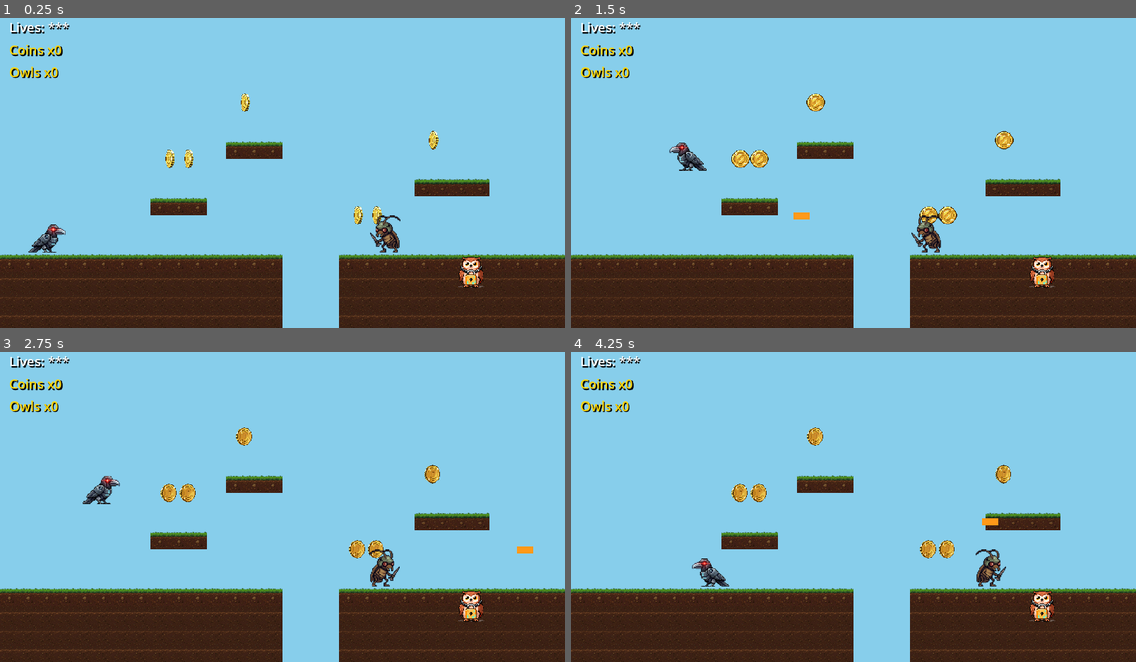
Above: before the commit, frames 1-4 (two rows, left to right).
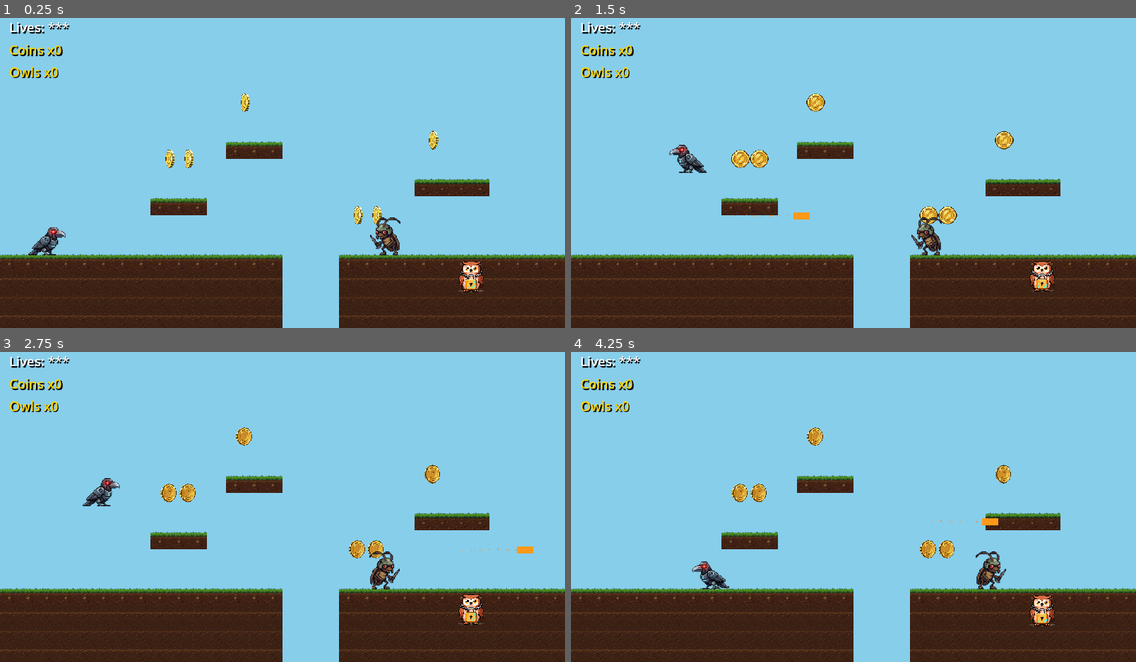
Above: after the commit, the same moments.

Repository: saemihemma/crowgame
Game: Godot game, scene res://scenes/Game.tscn
The game is run twice, just before and just after one commit, with the same random seed, the same clock (stepped at 60 frames per second) and the same inputs. This scene is started directly instead of the project's main scene.
Inputs:
- Up to frame 1 (0.25 s): no input
- Up to frame 2 (1.5 s): hold Right (move_right) 0.53-1.28 s; tap E (interact) at 0.6 s; tap Space (jump) at 0.77, 1.07 s; tap Ctrl (shoot) at 0.8, 1.35 s; hold Left (move_left) from 1.28 s (still down)
- Up to frame 3 (2.75 s): tap Space (jump) at 1.52, 1.55, 1.82 s; release Left (move_left) at 2.03 s; hold Right (move_right) from 2.03 s (still down); hold Space (jump) from 2.03 s (still down); tap E (interact) at 2.3 s
- Up to frame 4 (4.25 s): release Space (jump) at 2.78 s; tap E (interact) at 2.85 s; tap Space (jump) at 3.02, 3.32 s; tap Ctrl (shoot) at 3.05, 3.6 s; release Right (move_right) at 3.53 s; hold Left (move_left) from 3.53 s (still down); hold Space (jump) from 3.53 s (still down)

The runs differ from the first frame. In frame 1, 1.1% of the frame differs, in the area x 5-86%, y 63-89%; in frame 2, 1.1%; in frame 3, 1.0%; in frame 4, 1.1%, in the area x 21-86%, y 54-89%.

Commit message:
Godot port: P2 juice pass A — player anim, NPC presence, combat FX
- Player: AnimatedSprite2D with crow_walk (9 frames @10fps) while moving on
  ground, static pose otherwise (Player.ts behavior); jump dust burst +
  player_jump SFX on launch; 4px grounding sink baked into sprite offsets
  (player/NPC/enemy) per applyGroundingVisualSink.
- NPC: name prompt above the owl while in range (hidden during interaction /
  after fly-away); idle float-bob from npc_tuning.json; continuous-overlap
  re-trigger after the 2s cooldown (Phaser overlap parity — re-challenge
  without leaving the zone).
- Enemy death: red burst + '+N' coin fly-up + enemy_death SFX.
- Projectile: orange particle trail riding the beam; orange muzzle screen
  flash via new public Game.flash_screen().
- HUD: coin milestone bursts at 10/25/50/100 with i18n fly-up text; lives
  label shake on player_hurt.

36 unit tests + 5 probes pass.

https://claude.ai/code/session_01FVeVGxG2n5P8D32bFSZsYM

Diff:
--- a/godot/scenes/Enemy.tscn
+++ b/godot/scenes/Enemy.tscn
@@ -14,7 +14,7 @@
 script = ExtResource("1_enemy")
 
 [node name="Sprite" type="Sprite2D" parent="."]
-offset = Vector2(0, -32)
+offset = Vector2(0, -28)
 
 [node name="CollisionShape2D" type="CollisionShape2D" parent="."]
 position = Vector2(0, -28)
--- a/godot/scenes/Npc.tscn
+++ b/godot/scenes/Npc.tscn
@@ -9,7 +9,7 @@
 script = ExtResource("1_npc")
 
 [node name="Sprite" type="Sprite2D" parent="."]
-offset = Vector2(0, -32)
+offset = Vector2(0, -28)
 
 [node name="InteractZone" type="Area2D" parent="."]
 collision_layer = 0
--- a/godot/scenes/Player.tscn
+++ b/godot/scenes/Player.tscn
@@ -10,8 +10,8 @@
 collision_mask = 1
 script = ExtResource("1_player")
 
-[node name="Sprite" type="Sprite2D" parent="."]
-offset = Vector2(0, -32)
+[node name="Sprite" type="AnimatedSprite2D" parent="."]
+offset = Vector2(0, -28)
 
 [node name="CollisionShape2D" type="CollisionShape2D" parent="."]
 position = Vector2(0, -28)
--- a/godot/scripts/entities/enemy.gd
+++ b/godot/scripts/entities/enemy.gd
@@ -50,6 +50,12 @@
 		return
 	_dead = true
 	_hitbox.set_deferred("monitoring", false)
+	AudioManager.play_sfx("enemy_death")
+	# Death burst + "+N" coin fly-up (GameScene.killEnemy feedback).
+	var fx_parent := get_parent()
+	if fx_parent != null:
+		DopamineFX.burst(fx_parent, global_position + Vector2(0, -24), Color("#ff6644"), 18)
+		DopamineFX.number_fly_up(fx_parent, global_position + Vector2(-10, -52), "+%d" % coin_reward)
 	var game := _find_game()
 	if game != null and game.has_method("award_enemy_coins"):
 		game.award_enemy_coins(coin_reward)
--- a/godot/scripts/entities/npc.gd
+++ b/godot/scripts/entities/npc.gd
@@ -13,6 +13,10 @@
 var _interacting := false
 var _cooldown_until := 0
 var _flown := false
+var _player_in_range := false
+var _prompt: Label
+var _bob_time := 0.0
+var _sprite_base_y := 0.0
 
 @onready var _sprite: Sprite2D = $Sprite
 @onready var _zone: Area2D = $InteractZone
@@ -26,16 +30,58 @@
 	var tex_path := "res://%s" % sheet
 	if ResourceLoader.exists(tex_path):
 		_sprite.texture = load(tex_path)
+	_sprite_base_y = _sprite.position.y
 	_build_components(definition.get("components", []))
+	_build_prompt()
 	_zone.body_entered.connect(_on_body_entered)
+	_zone.body_exited.connect(_on_body_exited)
 
 func _process(delta: float) -> void:
 	for c in _components:
 		c.update_component(delta)
+	_update_idle_bob(delta)
+	# Phaser overlap is continuous: if the player stays in range, re-trigger
+	# once the interaction cooldown elapses (BaseNPC interaction loop).
+	if _player_in_range and not _interacting and not _flown and Time.get_ticks_msec() >= _cooldown_until:
+		interact()
+	_update_prompt_visibility()
+
+func _update_idle_bob(delta: float) -> void:
+	# Idle float-bob from npc_tuning.json (amplitude 8 px, speed 1.5 Hz-ish).
+	var tuning := DataManager.get_dict("NPC_TUNING")
+	var amp := float(tuning.get("float_bob_amplitude", 8))
+	var speed := float(tuning.get("float_bob_speed", 1.5))
+	_bob_time += delta * speed
+	if _sprite and not _flown:
+		_sprite.position.y = _sprite_base_y + sin(_bob_time * TAU * 0.5) * amp * 0.5
+
+func _build_prompt() -> void:
+	_prompt = Label.new()
+	_prompt.text = display_name
+	_prompt.add_theme_font_size_override("font_size", 16)
+	_prompt.add_theme_color_override("font_color", Color.WHITE)
+	_prompt.add_theme_color_override("font_shadow_color", Color.BLACK)
+	_prompt.add_theme_constant_override("shadow_offset_x", 2)
+	_prompt.add_theme_constant_override("shadow_offset_y", 2)
+	_prompt.position = Vector2(-48, -96)
+	_prompt.size = Vector2(96, 20)
+	_prompt.horizontal_alignment = HORIZONTAL_ALIGNMENT_CENTER
+	_prompt.visible = false
+	add_child(_prompt)
+
+func _update_prompt_visibility() -> void:
+	if _prompt == null:
+		return
+	_prompt.visible = _player_in_range and not _interacting and not _flown
 
 func _on_body_entered(body: Node) -> void:
 	if body.is_in_group("player"):
+		_player_in_range = true
 		interact()
+
+func _on_body_exited(body: Node) -> void:
+	if body.is_in_group("player"):
+		_player_in_range = false
 
 func interact() -> void:
 	if _interacting or _flown:
--- a/godot/scripts/entities/player.gd
+++ b/godot/scripts/entities/player.gd
@@ -3,20 +3,24 @@
 ## Velocity is computed by the pure PlayerMotion model (Tier-1 feel parity);
 ## move_and_slide() resolves collisions, and we write the resolved velocity back
 ## so a landing zeroes vy exactly like Phaser's blocked.down does.
+## Animation mirrors Player.ts: walk while moving on ground, static pose
+## otherwise (no jump anim in the source). Jump fires dust + SFX.
 
 @export var crow_texture_path := "res://assets/sprites/characters/crow2/crow3/crow1-64px-fixed.png"
 @export var crow_walk_path := "res://assets/sprites/characters/crow2/crow3/crow-walk-64px-fixed.png"
 
 const PROJECTILE_SCENE := preload("res://scenes/Projectile.tscn")
+const WALK_SPEED_THRESHOLD := 10.0  # |vx| above which the walk anim plays (Player.ts)
 
 var _tuning: Dictionary = {}
 var _state: Dictionary = PlayerMotion.new_state()
 var _facing := 1
+var _was_jumping := false
 var _shoot_cooldown := 0.0
 var _laser_speed := 400.0
 var _laser_cooldown := 1.0
 
-@onready var _sprite: Sprite2D = $Sprite
+@onready var _sprite: AnimatedSprite2D = $Sprite
 
 func _ready() -> void:
 	add_to_group("player")
@@ -24,11 +28,26 @@
 	if _tuning.is_empty():
 		_tuning = {"accel": 600, "drag": 800, "maxSpeed": 160, "jumpVelocity": 475,
 			"coyoteMs": 80, "jumpBufferMs": 100, "gravityScale": 1.0, "terminalVelocity": 500}
-	if _sprite and ResourceLoader.exists(crow_texture_path):
-		_sprite.texture = load(crow_texture_path)
+	_build_animations()
 	var combat := DataManager.get_dict("COMBAT_TUNING")
 	_laser_speed = float(combat.get("laser_speed", 400))
 	_laser_cooldown = float(combat.get("laser_cooldown_ms", 1000)) / 1000.0
+
+func _build_animations() -> void:
+	if _sprite == null:
+		return
+	var frames: SpriteFrames
+	if ResourceLoader.exists(crow_walk_path):
+		frames = SpriteSheet.build_frames(load(crow_walk_path), 64, 64, 9, 10.0, "walk")
+	else:
+		frames = SpriteFrames.new()
+		frames.add_animation("walk")
+	frames.add_animation("idle")
+	frames.set_animation_loop("idle", false)
+	if ResourceLoader.exists(crow_texture_path):
+		frames.add_frame("idle", load(crow_texture_path))
+	_sprite.sprite_frames = frames
+	_sprite.play("idle")
 
 func _physics_process(delta: float) -> void:
 	var input := {
@@ -48,12 +67,36 @@
 		_facing = -1
 	elif input["right"]:
 		_facing = 1
-	if _sprite:
-		_sprite.flip_h = _facing < 0
+
+	# Jump just happened this tick (PlayerMotion flips is_jumping on launch).
+	var jumping_now := bool(_state["is_jumping"])
+	if jumping_now and not _was_jumping:
+		_on_jumped()
+	_was_jumping = jumping_now
+
+	_update_animation()
 
 	_shoot_cooldown = maxf(0.0, _shoot_cooldown - delta)
 	if Input.is_action_just_pressed("shoot") and _shoot_cooldown <= 0.0:
 		_shoot()
+
+func _update_animation() -> void:
+	if _sprite == null:
+		return
+	_sprite.flip_h = _facing < 0
+	if not is_on_floor():
+		# Airborne: static pose (Player.ts shows the static 'crow' texture).
+		if _sprite.animation != "idle":
+			_sprite.play("idle")
+	elif absf(velocity.x) > WALK_SPEED_THRESHOLD:
+		if _sprite.animation != "walk":
+			_sprite.play("walk")
+	elif _sprite.animation != "idle":
+		_sprite.play("idle")
+
+func _on_jumped() -> void:
+	AudioManager.play_sfx("player_jump")
+	DopamineFX.burst(get_parent(), global_position + Vector2(0, -4), Color(0.9, 0.9, 0.85, 0.8), 8)
 
 func _shoot() -> void:
 	_shoot_cooldown = _laser_cooldown
@@ -61,6 +104,19 @@
 	proj.global_position = global_position + Vector2(_facing * 20.0, -40.0)
 	proj.setup(_facing, _laser_speed)
 	get_parent().add_child(proj)
+	AudioManager.play_sfx("laser_shoot")
+	# Orange muzzle screen-flash (GameScene.ts shoot feedback).
+	var game := _find_game()
+	if game != null:
+		game.flash_screen(Color(1.0, 0.667, 0.0, 0.25), 0.05)
+
+func _find_game() -> Node:
+	var n := get_parent()
+	while n != null:
+		if n.has_method("flash_screen"):
+			return n
+		n = n.get_parent()
+	return null
 
 ## Test/feel hooks ----------------------------------------------------------
 func get_motion_state() -> Dictionary:
--- a/godot/scripts/entities/projectile.gd
+++ b/godot/scripts/entities/projectile.gd
@@ -16,6 +16,26 @@
 func _ready() -> void:
 	body_entered.connect(_on_body_entered)
 	area_entered.connect(_on_area_entered)
+	_add_trail()
+
+## Continuous trail behind the beam (Projectile.ts spawns trail dots every 30ms;
+## here a single GPUParticles2D emitter rides along — Godot-native equivalent).
+func _add_trail() -> void:
+	var p := GPUParticles2D.new()
+	p.amount = 16
+	p.lifetime = 0.25
+	p.local_coords = false
+	var mat := ParticleProcessMaterial.new()
+	mat.direction = Vector3(-_dir, 0, 0)
+	mat.spread = 12.0
+	mat.initial_velocity_min = 20.0
+	mat.initial_velocity_max = 60.0
+	mat.gravity = Vector3.ZERO
+	mat.scale_min = 1.0
+	mat.scale_max = 2.0
+	mat.color = Color(1.0, 0.55, 0.1, 0.8)
+	p.process_material = mat
+	add_child(p)
 
 func _physics_process(delta: float) -> void:
 	position.x += _dir * _speed * delta
--- a/godot/scripts/scenes/game.gd
+++ b/godot/scripts/scenes/game.gd
@@ -355,6 +355,10 @@
 	_flash.mouse_filter = Control.MOUSE_FILTER_IGNORE
 	layer.add_child(_flash)
 
+## Public screen flash (used for damage, muzzle flash, etc).
+func flash_screen(color: Color, duration: float) -> void:
+	_screen_flash(color, duration)
+
 func _screen_flash(color: Color, duration: float) -> void:
 	if _flash == null:
 		return
--- a/godot/scripts/ui/hud.gd
+++ b/godot/scripts/ui/hud.gd
@@ -17,11 +17,31 @@
 	_coins = int(SaveManager.get_data().get("coins", 0))
 	_owls = int(SaveManager.get_data().get("owlsSaved", 0))
 	_refresh()
-	EventBus.coins_changed.connect(func(c): _coins = c; _refresh())
+	EventBus.coins_changed.connect(_on_coins_changed)
 	EventBus.owl_saved.connect(func(): _owls += 1; _refresh())
 	EventBus.lives_changed.connect(func(l): _lives = l; _refresh())
+	EventBus.player_hurt.connect(_shake_lives)
 	ThemeManager.theme_changed.connect(func(_id): _apply_theme())
 	_apply_theme()
+
+func _on_coins_changed(c: int) -> void:
+	var crossed_milestone := c > _coins and [10, 25, 50, 100].has(c)
+	_coins = c
+	_refresh()
+	if crossed_milestone:
+		# CoinCounter.ts milestone burst at 10/25/50/100.
+		DopamineFX.burst(self, _coin_label.global_position + Vector2(80, 12), Color("#ffd700"), 20)
+		DopamineFX.number_fly_up(self, _coin_label.global_position + Vector2(110, 0), TextManager.t("hud.coins_milestone", [c]))
+
+## HealthBar.ts shakes the bar on hurt.
+func _shake_lives() -> void:
+	if _lives_label == null:
+		return
+	var origin := _lives_label.position
+	var tw := _lives_label.create_tween()
+	for i in 4:
+		tw.tween_property(_lives_label, "position:x", origin.x + (4 if i % 2 == 0 else -4), 0.04)
+	tw.tween_property(_lives_label, "position:x", origin.x, 0.04)
 
 func _apply_theme() -> void:
 	# Tier-3: HUD accents follow the active skin's palette (restyle on swap).
